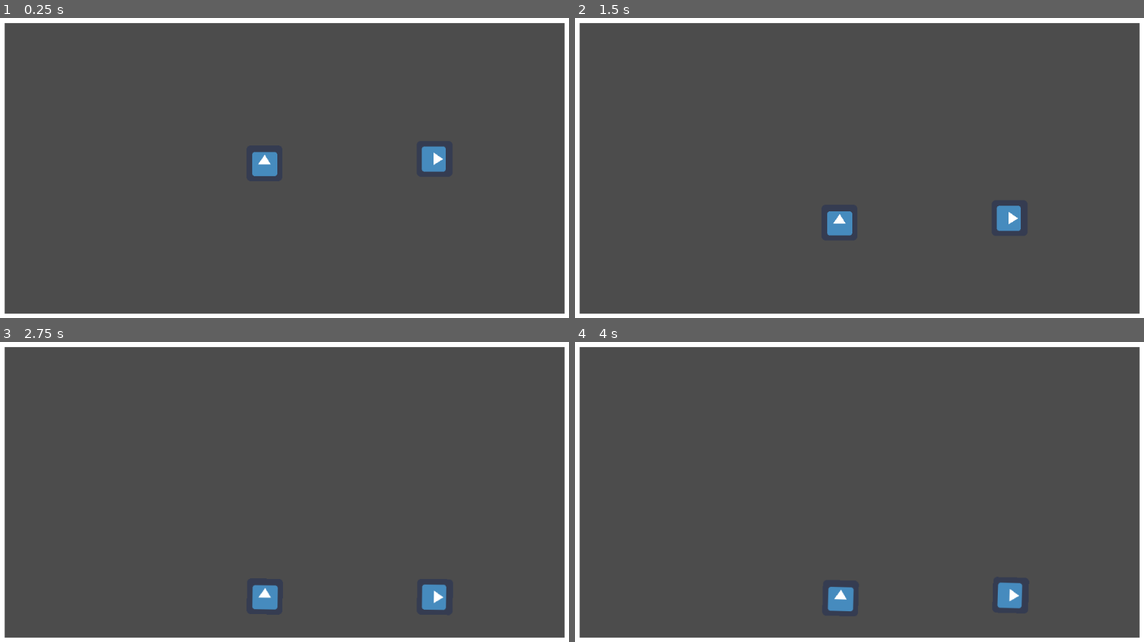
Above: before the commit, frames 1-4 (two rows, left to right).
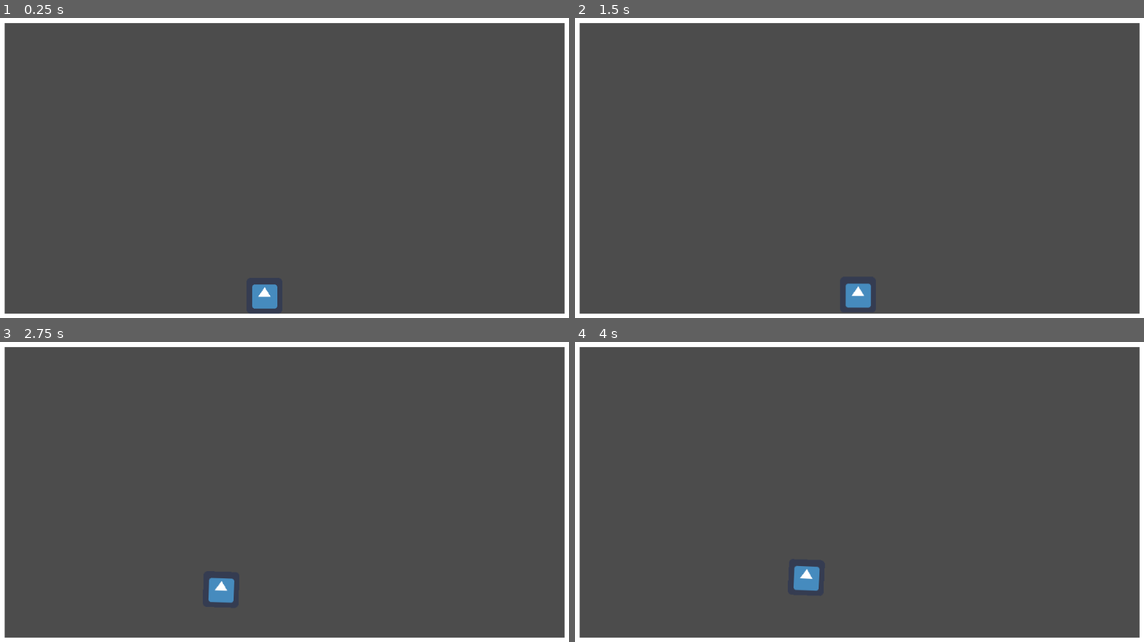
Above: after the commit, the same moments.

Repository: kyle-stevens/GeoJump
Game: Godot game, scene res://DemoScene_1.tscn
Same seed, same stepped clock (60 frames per second), same inputs: the game is played once before the commit and once after it. The engine's default icon, where the game draws it, is replaced by a stand-in: a white triangle on a blue panel in a dark square.
Inputs (mouse positions are in pixels of both pictures, inside the frame that each line leads up to):
- Up to frame 1 (0.25 s): no input
- Up to frame 2 (1.5 s): tap Enter (ui_accept) at 0.5, 1.35 s; move the mouse to (984, 153) at 0.52 s; hold Enter (ui_accept) 0.53-1.28 s; move the mouse to (740, 186) at 1.27 s
- Up to frame 3 (2.75 s): tap Enter (ui_accept) at 1.52, 1.82 s; move the mouse to (341, 420) at 2.02 s; hold Enter (ui_accept) from 2.03 s (still down)
- Up to frame 4 (4 s): move the mouse to (831, 558) at 2.77 s; release Enter (ui_accept) at 2.78 s; tap Enter (ui_accept) at 2.85, 3.02, 3.32 s; move the mouse to (1030, 543) at 3.52 s; hold Enter (ui_accept) from 3.53 s (still down)

The runs differ from the first frame. In frame 1, 1.1% of the frame differs, in the area x 44-79%, y 42-97%; in frame 2, 1.1%; in frame 3, 1.1%, in the area x 36-79%, y 78-90%; in frame 4, 1.1%.

Commit message:
Added in Line for visualization

Diff:
--- a/DemoScene_1.tscn
+++ b/DemoScene_1.tscn
@@ -67,8 +67,4 @@
 shape = SubResource( 1 )
 
 [node name="Player_cube_demo" parent="." instance=ExtResource( 1 )]
-position = Vector2( 480, 288 )
-
-[node name="Player_cube_demo2" parent="." instance=ExtResource( 1 )]
-position = Vector2( 784, 280 )
-rotation = 1.57085
+position = Vector2( 480, 528 )
--- a/Player_cube_demo.gd
+++ b/Player_cube_demo.gd
@@ -8,6 +8,8 @@
 var is_jumping = false
 var prev_position = position
 var iteration = 0
+var force = 50
+var jumps = 0
 # Called when the node enters the scene tree for the first time.
 func _ready():
 	pass # Replace with function body.
@@ -20,13 +22,27 @@
 	else:
 		is_jumping = false
 	prev_position = position
-	print(is_jumping, position, iteration)
+	#print(is_jumping, position, iteration)
 	iteration += 1
+	$Line2D.visible = false
 
-	if Input.is_action_just_pressed("ui_accept") and not is_jumping:
-		print("jump")
+	$Line2D.set_point_position(0, get_transform().affine_inverse() * get_global_mouse_position())
+	if Input.is_action_pressed("ui_accept") and not is_jumping:
+		#print("jump")
 		#add_force(Vector2(0,0), Vector2(0,-500))
 		#apply_impulse(Vector2(0,0), Vector2(0,-500))
 		var offset = Vector2.ZERO
 		var target = get_global_mouse_position() - position
-		apply_impulse(offset, target)
+		target = target.normalized()
+		if force <= 500:
+			force += 2
+		print(force)
+		$Line2D.visible = true
+
+	if Input.is_action_just_released("ui_accept"):
+		var offset = Vector2.ZERO
+		var target = get_global_mouse_position() - position
+		target = target.normalized()
+		apply_impulse(offset, target*force)
+		force = 50
+		$Line2D.visible = false
--- a/Player_cube_demo.tscn
+++ b/Player_cube_demo.tscn
@@ -16,3 +16,8 @@
 
 [node name="CollisionPolygon2D" type="CollisionPolygon2D" parent="."]
 polygon = PoolVector2Array( -32, -32, -32, 32, 32, 32, 32, -32 )
+
+[node name="Line2D" type="Line2D" parent="."]
+points = PoolVector2Array( 0, 0, 0, 0 )
+width = 2.0
+default_color = Color( 1, 0, 0, 1 )
